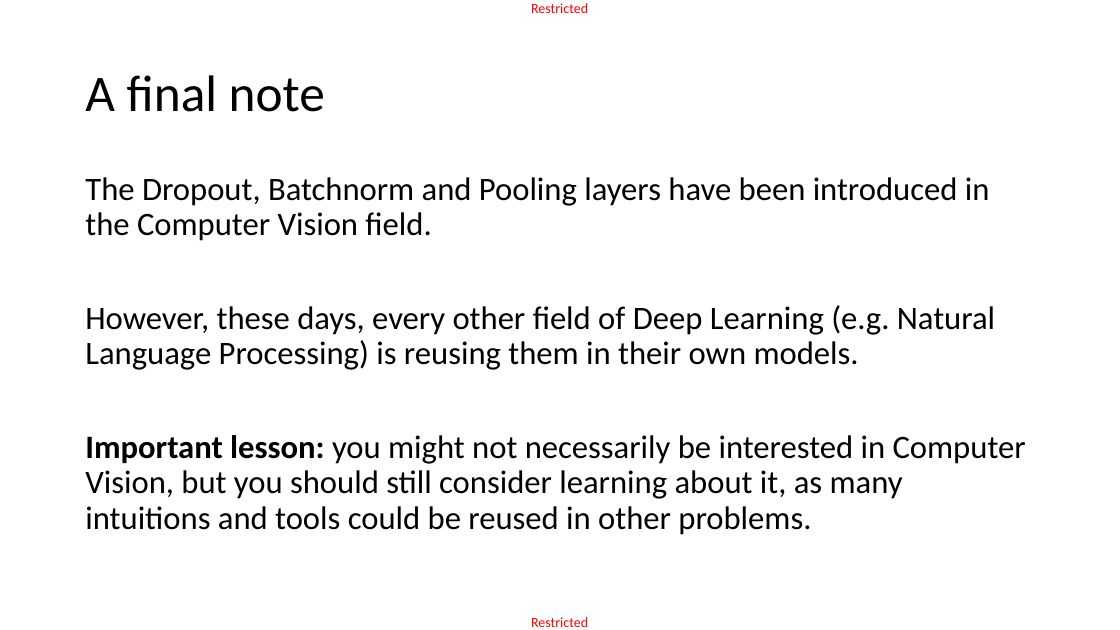
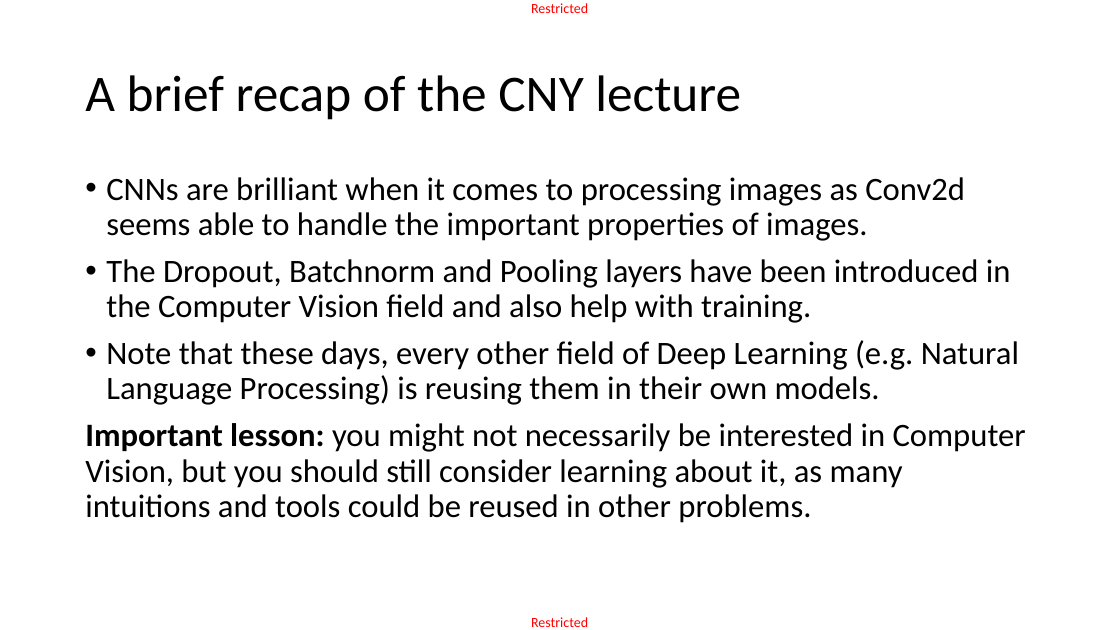
Before and after one commit to matthieudemari/SUTD_DL_50_039, a slide deck: slide 10 of W4/3. W4S3 final/W4S3.pptx (slide 9 before the commit). Drawn at 1120x630 pixels with LibreOffice and Linux fonts; fonts in the diff are those of the drawing. Boxes give left, top, right and bottom in pixels: in the first picture for what was removed or moved away, otherwise in the second. Text is boxed around its words. In the diff, an @@ line names an element or a change of style, - is before the commit and + after.

```diff
--- a/W4/3. W4S3 final/W4S3.pptx
+++ b/W4/3. W4S3 final/W4S3.pptx
@@ title at (85, 75, 741, 120): text changed @@
-A final note
+A brief recap of the CNY lecture
@@ text at (106, 177, 1019, 405): text changed @@
-The Dropout, Batchnorm and Pooling layers have been introduced in the Computer Vision field.
-However, these days, every other field of Deep Learning (e.g. Natural Language Processing) is reusing them in their own models.
+• CNNs are brilliant when it comes to processing images as Conv2d seems able to handle the important properties of images.
+• The Dropout, Batchnorm and Pooling layers have been introduced in the Computer Vision field and also help with training.
+• Note that these days, every other field of Deep Learning (e.g. Natural Language Processing) is reusing them in their own models.
```
Also in this commit, not shown: 10 other slides changed, 1 slide added, 2 slides removed, 27 other files.
